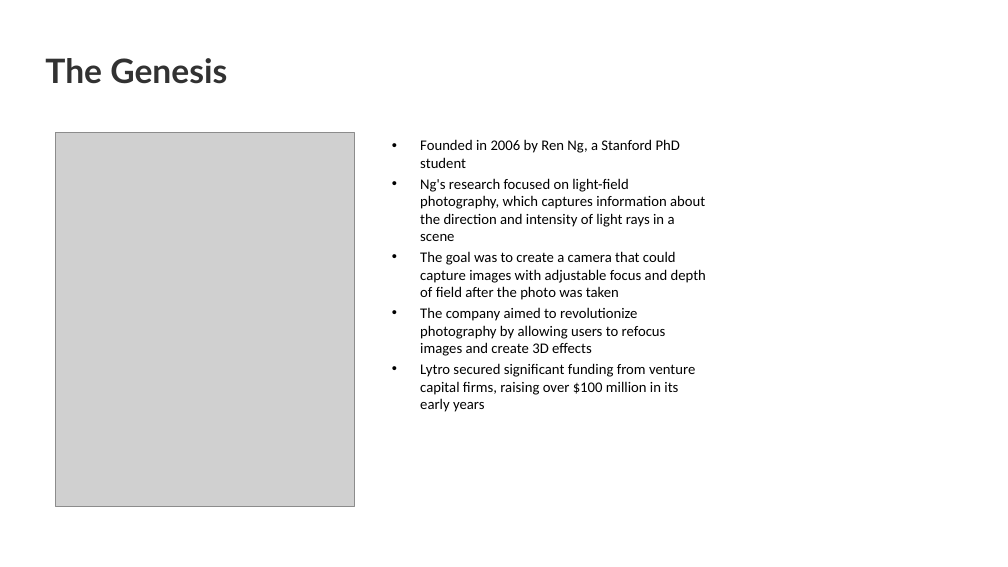
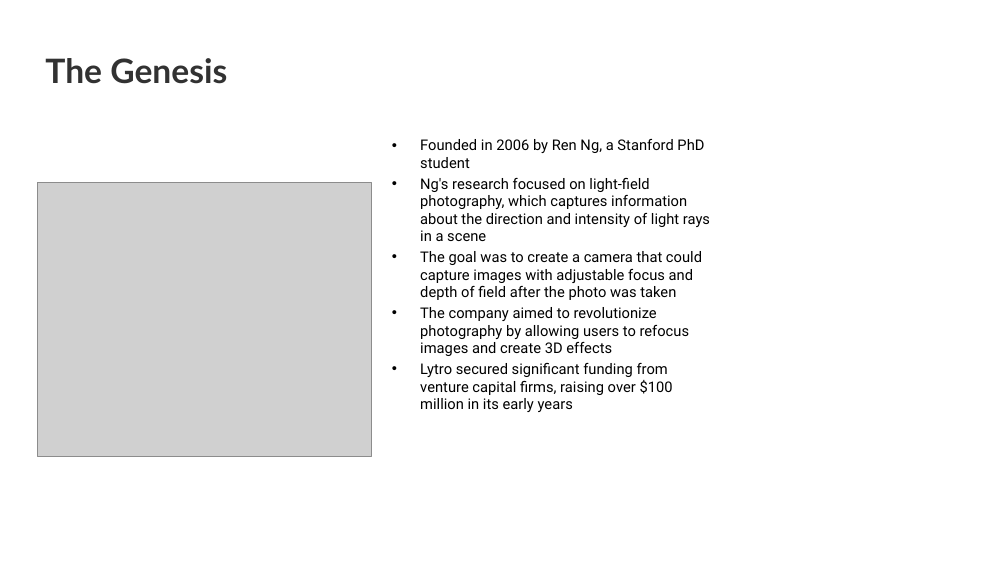
Before and after one commit to joejo-joestar/Powerpynt-Slides, a slide deck: slide 4 of output.pptx. Drawn at 1008x567 pixels with LibreOffice and Linux fonts; fonts in the diff are those of the drawing; grey boxes stand for pictures; background and template pictures are left out. Boxes give left, top, right and bottom in pixels: in the first picture for what was removed or moved away, otherwise in the second. Text is boxed around its words. In the diff, an @@ line names an element or a change of style, - is before the commit and + after.

```diff
--- a/output.pptx
+++ b/output.pptx
@@ text "Founded in 2006 by Ren ..." at (x1=420, y1=139, x2=710, y2=412): font Calibri to Roboto @@
@@ picture resized from (x1=55, y1=132, x2=354, y2=507) to (x1=38, y1=183, x2=372, y2=457) @@
```
Also in this commit, not shown: 7 other slides changed, 5 other files.
